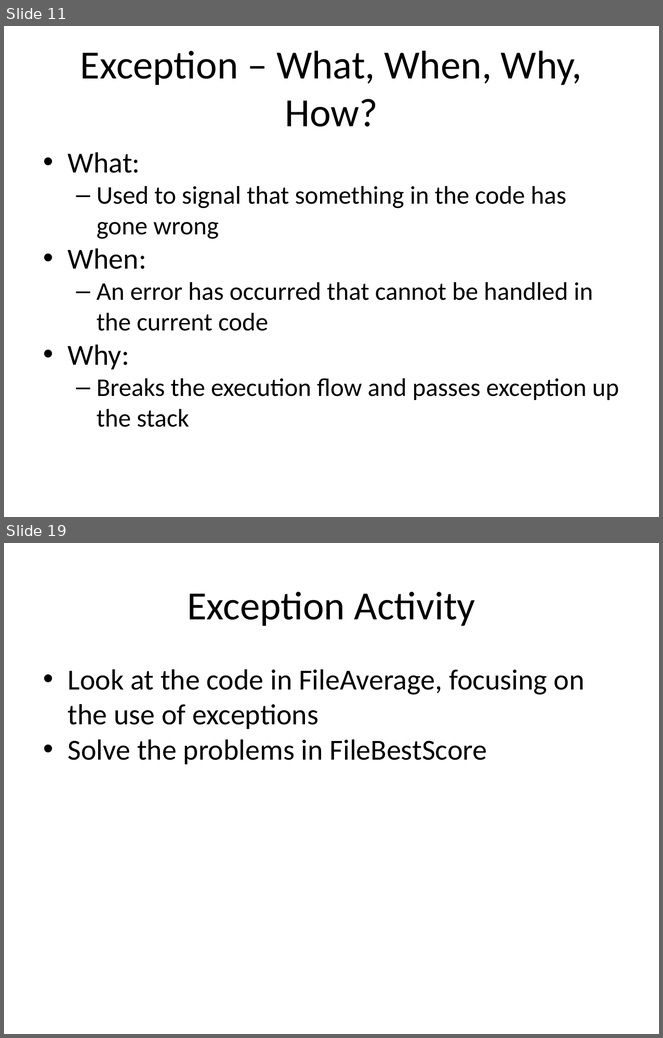
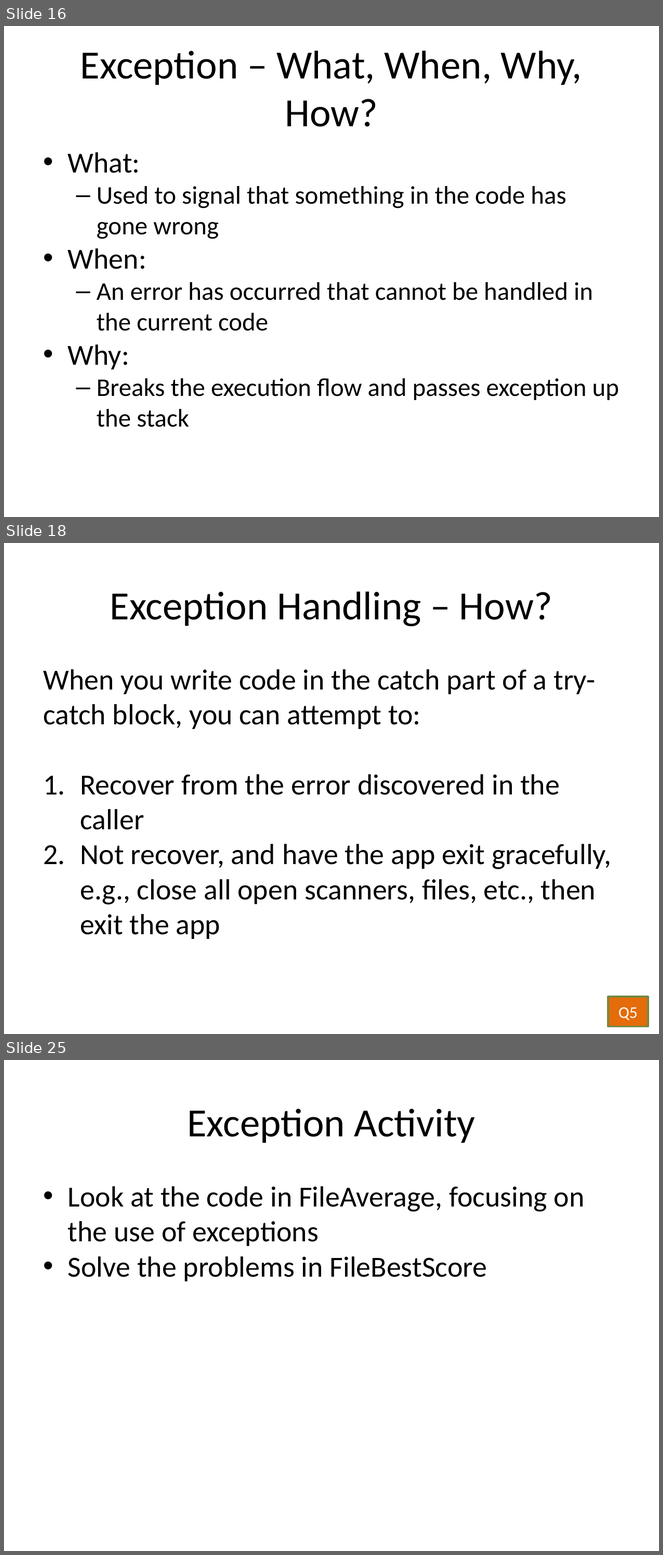
Before and after one commit to RHIT-CSSE/csse220, a slide deck: ClassMaterials/OOAndExceptions/Slides/OODFilesExceptions.pptx. Shown one above the other, each under a label of ours: slides 11 and 19 before the commit, slides 16, 18 and 25 after it; the slides between them are not shown. The pictures are 663x1038 and 663x1555 pixels, drawn with LibreOffice and Linux fonts; fonts in the diff are those of the drawing. Boxes give left, top, right and bottom in pixels: in the first picture for what was removed or moved away, otherwise in the second. Text is boxed around its words. In the diff, an @@ line names an element or a change of style, - is before the commit and + after.

```diff
--- a/ClassMaterials/OOAndExceptions/Slides/OODFilesExceptions.pptx
+++ b/ClassMaterials/OOAndExceptions/Slides/OODFilesExceptions.pptx
@@ slide 18 added at bbox=[4, 543, 659, 1034], background #FFFFFF @@
@@ text added at bbox=[110, 591, 553, 627], 44 pt, text #000000 @@
+Exception Handling – How?
@@ text added at bbox=[44, 669, 611, 939], 32 pt, text #000000 @@
+When you write code in the catch part of a try-catch block, you can attempt to:
+1. Recover from the error discovered in the caller
+2. Not recover, and have the app exit gracefully, e.g., close all open scanners, files, etc., then exit the app
@@ rectangle added at bbox=[608, 997, 648, 1027], fill #E46C0A, outline #738A42 2 pt, 18 pt, text #FFFFFF @@
+Q5
@@ what was slide 11 is now slide 16 @@
@@ what was slide 19 is now slide 25 @@
```
Also in this commit, not shown: 11 slides changed, 7 other slides added, 3 slides removed.
